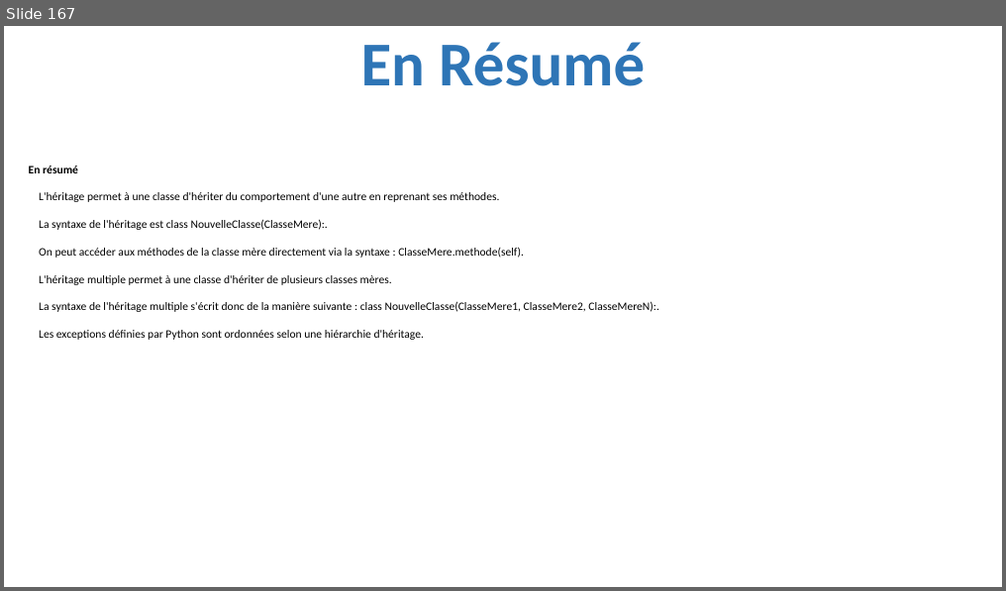
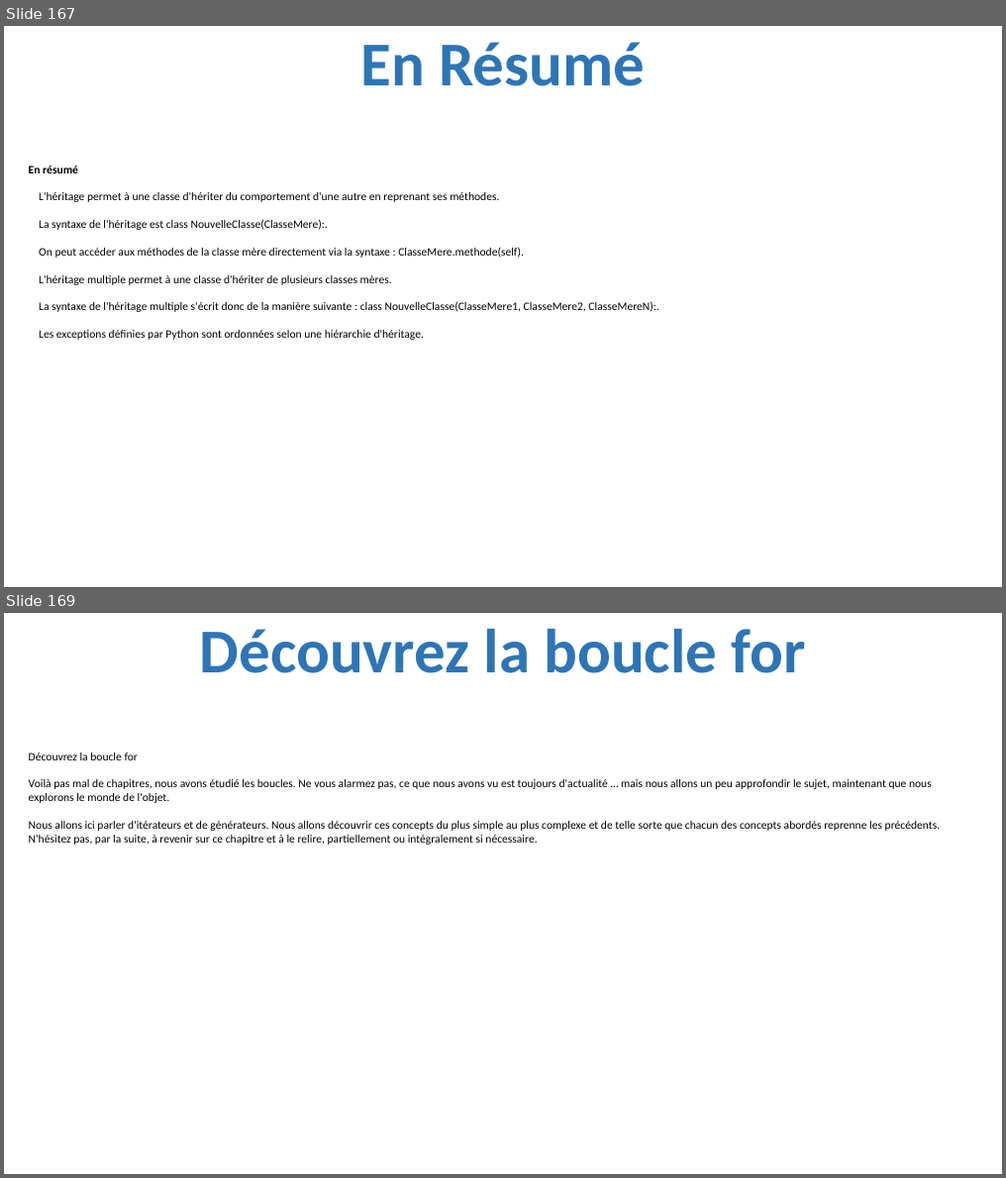
Before and after one commit to julienPalleau/PythonDoc, a slide deck: Python-resume.pptx. Shown one above the other, each under a label of ours: slide 167 before the commit, slides 167 and 169 after it; the slides between them are not shown. The pictures are 1006x591 and 1006x1178 pixels, drawn with LibreOffice and Linux fonts; fonts in the diff are those of the drawing. Boxes give left, top, right and bottom in pixels: in the first picture for what was removed or moved away, otherwise in the second. Text is boxed around its words. In the diff, an @@ line names an element or a change of style, - is before the commit and + after.

```diff
--- a/Python-resume.pptx
+++ b/Python-resume.pptx
@@ slide 169 added at (4,613,1002,1174), background #FFFFFF @@
@@ title added at (200,628,806,673), 60 pt, text #2E75B6, bold @@
+Découvrez la boucle for
@@ text added at (29,753,940,845), 11 pt, text #000000 @@
+Découvrez la boucle for
+Voilà pas mal de chapitres, nous avons étudié les boucles. Ne vous alarmez pas, ce que nous avons vu est toujours d'actualité … mais nous allons un peu approfondir le sujet, maintenant que nous explorons le monde de l'objet.
+Nous allons ici parler d'itérateurs et de générateurs. Nous allons découvrir ces concepts du plus simple au plus complexe et de telle sorte que chacun des concepts abordés reprenne les précédents. N'hésitez pas, par la suite, à revenir sur ce chapitre et à le relire, partiellement ou intégralement si nécessaire.
```
Also in this commit, not shown: 8 other slides added.
